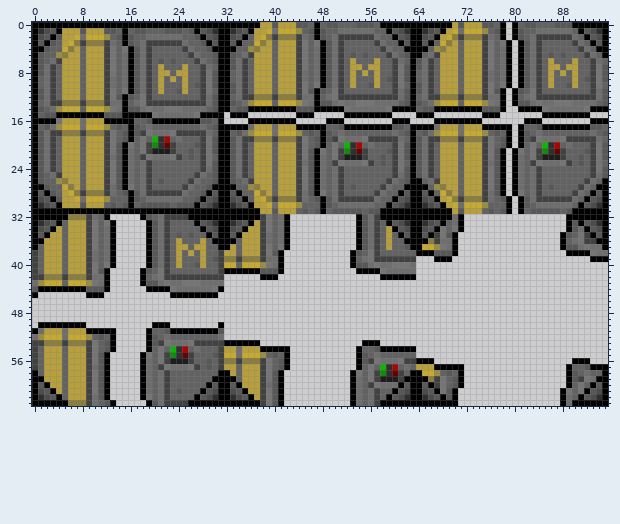
Sprite sheet: Resources/Textures/Structures/Doors/Airlocks/Standard/hatch_maint.rsi/opening.png. This is how it looked before the edit.
The file is 96x64 pixels. Colours within 5 levels of each other are drawn and written as one.
And afterwards:
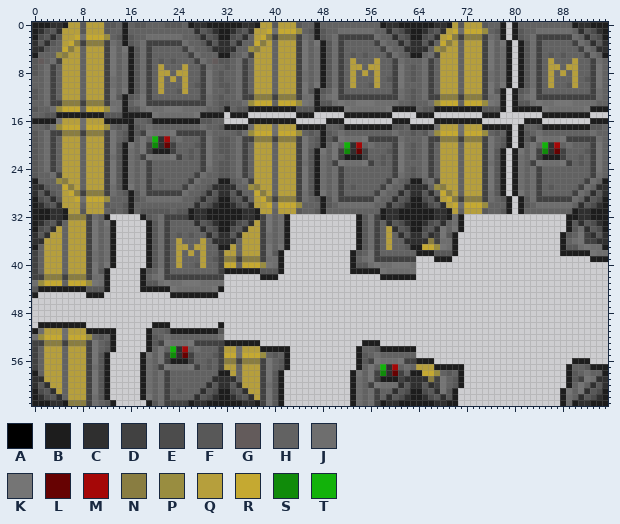
Palette (. is transparent): A #000000  B #1d1d1d  C #2f2f2f  D #414141  E #4c4c4c  F #585858  G #635b5b  H #626262  J #6e6e6e  K #757575  L #660202  M #a50707  N #897d41  P #998d40  Q #b69f3c  R #c5a931  S #108b0a  T #12b20a
The edit:
Changed rows in their new state; - is an unchanged pixel.
first column x 0:
 0 BBBCCBQQFQQQFFHBHFFHHHFFFHBCCBBBBBBCCB-------H-B-HH---HHH-BCCBBBBBBCCB------H-B-B-HH---HHHBCCBBB
 1 B---C--------H-B-HH---HHH-HC---BB---C----------B-----------C---BB---C---------B-B----------C---B
 2 B--C-----------B------------C--BB--C-----------B------------C--BB--C----------B-B-----------C--B
 3 C-C------------B-------------C-CC-C-------------B------------C-CC-C------------B-B-----------C-C
 4 CC--------------B-------------CCCC--------------B-------------CCCC-------------B-B------------CC
 5 BH--------------B-------------HBB---------------B--------------BB--------------B-B-------------B
 6 FG--------------B-------------GFFH--------------B--------------HH--------------B-B--------------
 7 FH--------------B--------------HFH--------------B-------------HFH--------------B-B-------------H
 8 FH--------------B-------------HFH---------------B-------------HF---------------B-B-------------H
 9 H---------------B-------------HFH---------------B-------------HF---------------B-B-------------H
10 H---------------B-------------HFFH--------------B--------------HH--------------B-B--------------
11 FH--------------B--------------HFH-------------B--------------HFH-------------B-B--------------H
12 FH-------------B--------------HFH--------------B--------------HF--------------B-B--------------H
13 H--------------B--------------HFFH-------------B--------------HFH-------------B-B--------------H
14 FH-------------B--------------HFB---BBBBBBBB---BBBBB--------BBBB---BBBBBBBB---B-BBBBB--------BBB
15 H---BBBBBBBB---BBBBB--------BBBB-BBB--------BBB-----BBBBBBBB----BBB--------BBB-------BBBBBBBB---
16 BBBB--------BBBBB---BBBBBBBB---H----BBBBBBBB-----BBB--------BBB----BBBBBBBB-------BBB--------BBB
17 H---------------B-------------HFBBBB--------BBBBB---BBBBBBBB---BBBB--------BBBBB-B---BBBBBBBB---
18 FH--------------B--------------HH---------------B-------------HF---------------B-B-------------H
19 FH--------------B-------------HFFH--------------B--------------HH--------------B-B--------------
20 FH-------------B--------------HFFH--------------B-------------HFH--------------B-B-------------H
21 FH-------------B--------------HFFH-------------B--------------HFH-------------B-B--------------H
22 FH-------------B---------------HFH-------------B--------------HFH-------------B-B--------------H
23 FH-------------B--------------HFFH-------------B---------------HH-------------B-B---------------
24 FH-------------B--------------HFFH-------------B--------------HFH-------------B-B--------------H
25 FH-------------B--------------HFFH-------------B--------------HFH-------------B-B--------------H
26 BH-------------B--------------HBB--------------B---------------BB-------------B-B--------------B
27 CC-------------B--------------CCCC-------------B--------------CCCC------------B-B-------------CC
28 C-C-------------B------------C-CC-C------------B-------------C-CC-C-----------B-B------------C-C
29 B--C------------B-----------C--BB--C------------B-----------C--BB--C-----------B-B----------C--B
30 B---C---H---FH--B-HHHHH-HHHC---BB---C-----------B----------C---BB---C----------B-B---------C---B
31 BBBCCBQQFQQQHFHFBHFFFFFHFFBCCBBBBBBCCB--H---FH--B-HHHHH-HHBCCBBBBBBCCB-H---FH--B-B-HHHHH-HBCCBBB
32 BBBCCB------B-----B-------BCCBBBBBBCCB----B-----------B---BCCBBBBBBCCB-B-----------------BBCCBBB
33 B---C--------B-----B-------C---BB---C-----B-----------B----C---BB---C--B-----------------B-C---B
34 B--C---------B-----B--------C--BB--C------B-----------B-----C--BB--C---B-----------------B--C--B
35 C-C----------B-----B---------C-CC-C-------B-----------B------C-CC-C---B-----------------B----C-C
36 CC-----------B-----B----------CCCC--------B-----------B-------CCCC----B-----------------B-----CC
37 B------------B-----B-----------BB---------B-----------B--------BB-----B-----------------B------B
38 -------------B-----B---------------------B-----------B----------BBB---B-----------------BBBBB---
39 -------------B-----B---------------------B-----------B-------------BBB-----------------------BBB
40 -------------B-----B---------------------B-----------B------------------------------------------
41 ------------B-----B-------------BBBBBB---B-----------BBBBB--------------------------------------
42 ------------B-----B-------------------BBB-----------------BBBBBB--------------------------------
43 ------------B-----B-----------------------------------------------------------------------------
44 -BBBBBBBB---B-----BBBBB--------B----------------------------------------------------------------
45 B--------BBB-----------BBBBBBBB-----------------------------------------------------------------
first column x 0:
50 -BBBBBBBB-----------BBB--------B----------------------------------------------------------------
51 B--------BBBBB-----B---BBBBBBBB-----------------------------------------------------------------
52 -------------B-----B----------------------------------------------------------------------------
53 -------------B-----B------------BBBBBB-----------------BBB--------------------------------------
54 -------------B-----B------------------BBBBB-----------B---BBBBBB--------------------------------
55 ------------B-----B-----------------------B-----------B-----------------------------------------
56 ------------B-----B-----------------------B-----------B---------BBB-----------------------BBB---
57 ------------B-----B-----------------------B-----------B------------BBBBB-----------------B---BBB
58 B-----------B-----B------------BB--------B-----------B---------BB------B-----------------B-----B
59 CC----------B-----B-----------CCCC-------B-----------B--------CCCC-----B-----------------B----CC
60 C-C---------B-----B----------C-CC-C------B-----------B-------C-CC-C----B-----------------B---C-C
61 B--C--------B-----B---------C--BB--C-----B-----------B------C--BB--C--B-----------------B---C--B
62 B---C-------B-----B--------C---BB---C----B-----------B-----C---BB---C-B-----------------B--C---B
63 BBBCCB-------B-----B------BCCBBBBBBCCB---B-----------B----BCCBBBBBBCCBB-----------------B-BCCBBB
Changed places in both pictures, as pixel boxes (x1, y1, x2, y2):
changed: (32, 22, 608, 406)
